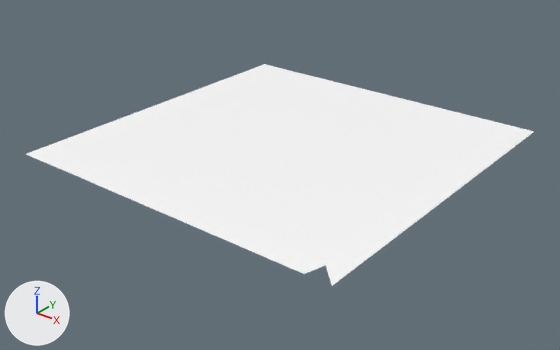
A saved change to the FBX model Project 1.5 (1)/Assets/Asset Pack/Models/SR_Env_Dirt_Track_CornerTight.fbx.
Rendered twice from a camera (50 mm lens) standing at (0.1428, -0.2108, 0.1709) and looking at (-0.0987, 0.091, -0.0162). Arrows for +X, +Y and +Z are at lower left; the lights stay in place. Where no turn or scale is listed for an object, it has been applied to the vertices. Vertices at the same position are counted once.

The first picture shows 'SR_Env_Dirt_Track_CornerTight'.
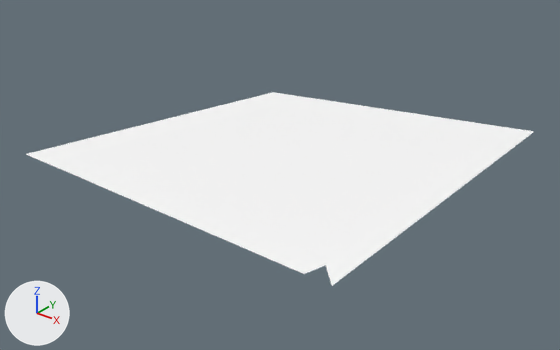
Changed parts and their boxes (x1, y1, x2, y2) in the pictures (560 x 350 px):
'SR_Env_Dirt_Track_CornerTight', reshaped (13% shorter): before (26, 64, 534, 286); after (26, 92, 534, 286)
part 1 of me_mesh, cut back: before (26, 64, 534, 161); after (26, 92, 534, 161)

Diff of the bpy script that builds the scene:
```diff
--- a/Project 1.5 (1)/Assets/Asset Pack/Models/SR_Env_Dirt_Track_CornerTight.fbx.py
+++ b/Project 1.5 (1)/Assets/Asset Pack/Models/SR_Env_Dirt_Track_CornerTight.fbx.py
@@ me_mesh @@
 me_mesh.from_pydata(...)  # 50 vertices, 33 faces; spans x -0.2..0.0, y 0.0..0.2, z 0.0
 # used by ob_sr_env_dirt_track_cornertight; location = (0.0, 0.0, 0.0)
 # verts and faces of me_mesh; kept vertices keep their numbers, new ones are numbered from 50
 # before: 0 (-0.2, 0.0, 0.0) at pixel (25, 154), 2 (0.0, 0.2, 0.0) at pixel (534, 131), 4 (0.0, 0.186, 0.0) at pixel (524, 138), 5 (-0.186, 0.0, 0.0) at pixel (40, 160), 33 (-0.2, 0.2, 0.0) at pixel (264, 64)
 # before: 48 (-0.145, 0.145, 0.0) at pixel (276, 101), 49 (-0.162, 0.162, 0.0) at pixel (272, 89)
+# me_mesh part 1
+delete_vertices([33, 49])  # with the faces that use them
+verts[50] = (-0.158, 0.158, 0.0)  # pixel (273, 92)
+faces += [(0, 5, 48, 50), (2, 50, 48, 4)]
 me_mesh.materials.append(mat_lambert1)
```
